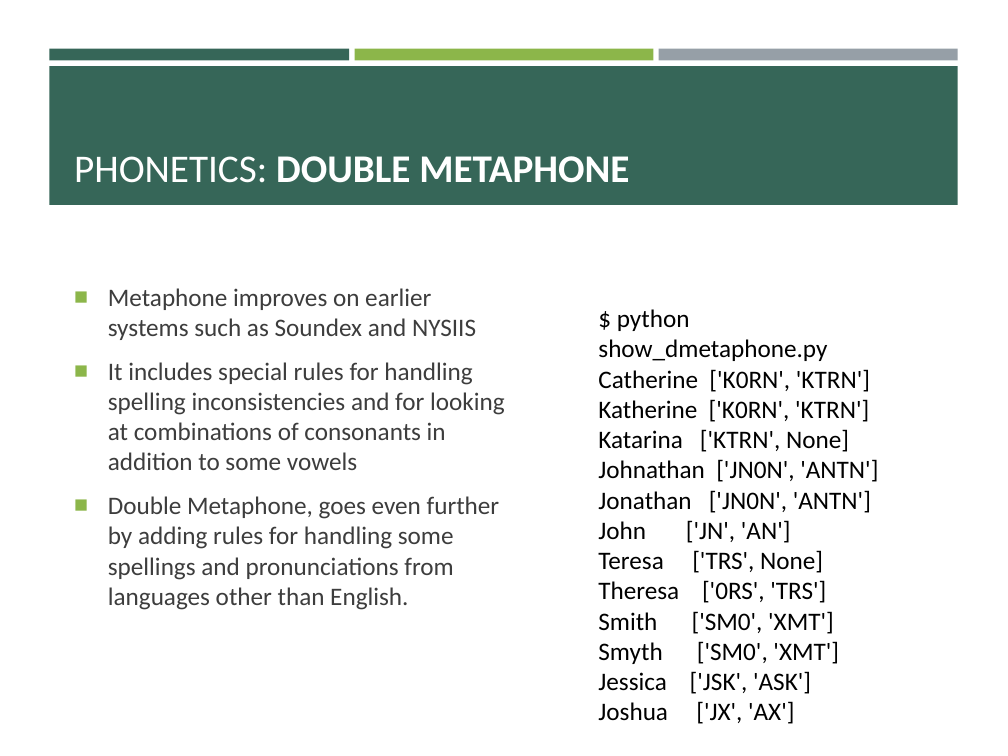
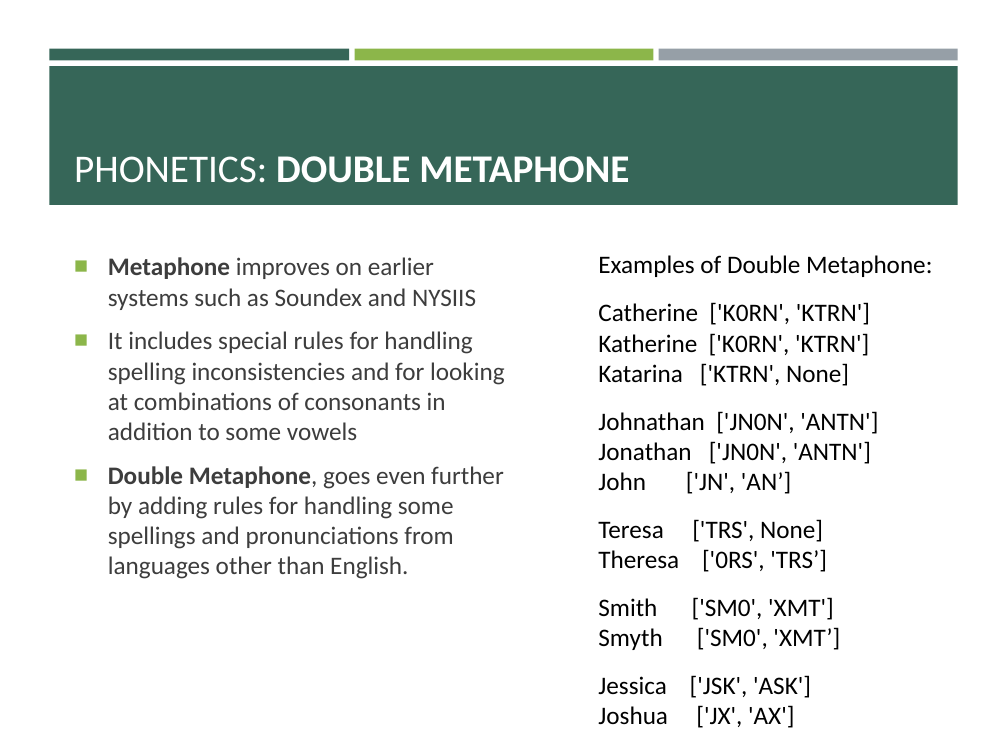
Before and after one commit to pulkitjain1004/autoRL, a slide deck: slide 8 of Record_Linkage.pptx (slide 7 before the commit). Drawn at 1008x756 pixels with LibreOffice and Linux fonts; fonts in the diff are those of the drawing. Boxes give left, top, right and bottom in pixels: in the first picture for what was removed or moved away, otherwise in the second. Text is boxed around its words. In the diff, an @@ line names an element or a change of style, - is before the commit and + after.

```diff
--- a/Record_Linkage.pptx
+++ b/Record_Linkage.pptx
@@ text "Metaphone improves on earlier systems ..." at box(108, 257, 505, 579): vertical alignment middle to top @@
@@ text at box(108, 257, 504, 579): bold on in "Metaphone", "Double Metaphone," @@
@@ text "Examples of Double Metaphone:": place and size @@
-text "Examples of Double Metaphone:" at box(598, 309, 878, 694)
+text "Examples of Double Metaphone:" at box(598, 255, 932, 728)
@@ text at box(598, 255, 932, 277): text changed @@
-$ python show_dmetaphone.py
+Examples of Double Metaphone:
@@ text at box(598, 471, 791, 494): text changed @@
-John ['JN', 'AN']
+John ['JN', 'AN’]
@@ text at box(598, 549, 827, 572): text changed @@
-Theresa ['0RS', 'TRS']
+Theresa ['0RS', 'TRS’]
@@ text at box(697, 627, 840, 650): text changed @@
-Smyth ['SM0', 'XMT']
+Smyth ['SM0', 'XMT’]
```
Also in this commit, not shown: 13 other slides changed, 1 slide added.
